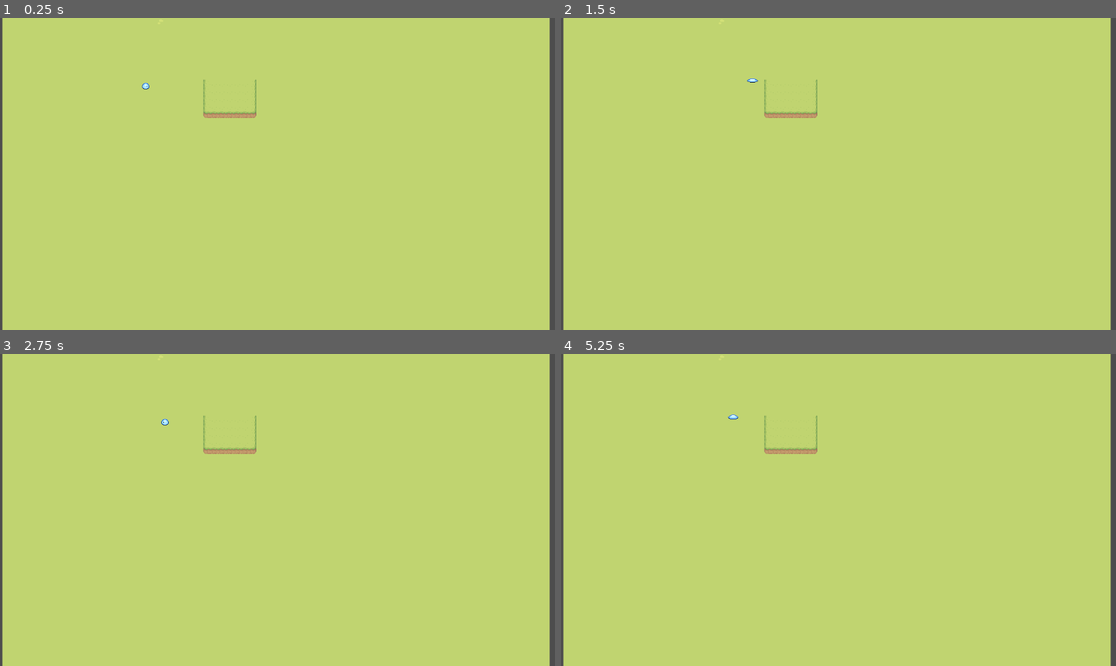
Above: before the commit, frames 1-4 (two rows, left to right).
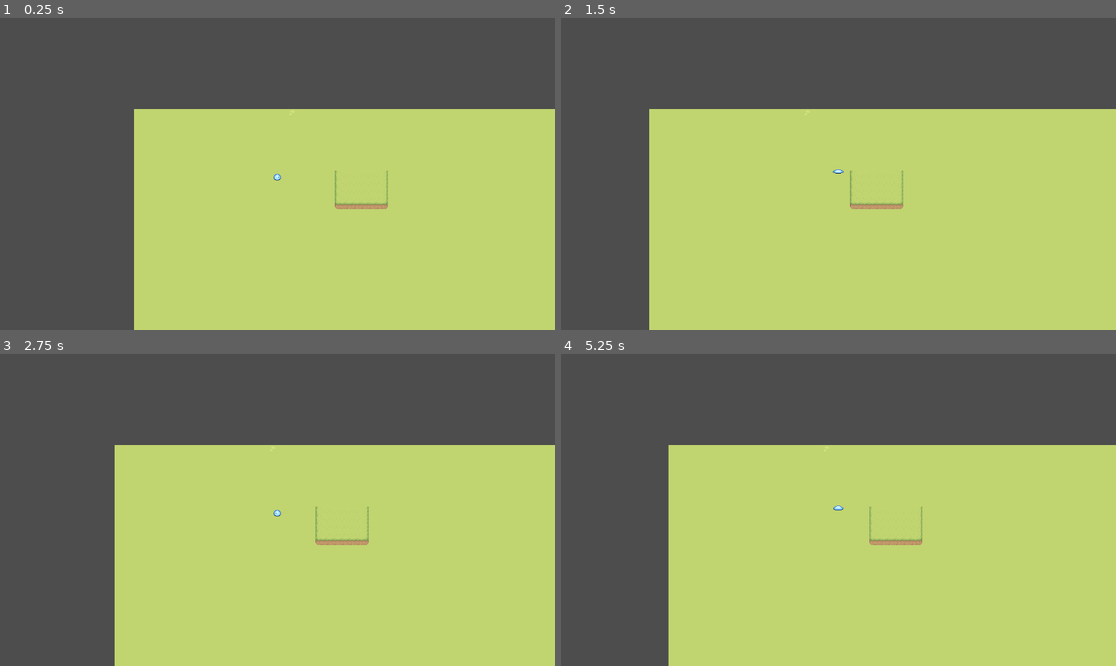
Above: after the commit, the same moments.

Repository: TheTrueRia/BOO-THE-BLUE-BOB
Game: Godot game, scene res://Scenes/SceneVille.tscn
Two runs of this game, one before a commit and one after it. Both use one fixed random seed, a clock stepped at 60 frames per second and the inputs below.
Inputs:
- Up to frame 1 (0.25 s): no input
- Up to frame 2 (1.5 s): tap Enter (ui_accept) at 0.5, 0.77 s; hold Right (ui_right) from 0.53 s (still down)
- Up to frame 3 (2.75 s): tap Enter (ui_accept) at 1.52, 2 s; release Right (ui_right) at 2.03 s; hold Left (ui_left) from 2.03 s (still down)
- Up to frame 4 (5.25 s): release Left (ui_left) at 2.78 s; hold Right (ui_right) 2.78-4.28 s; tap Enter (ui_accept) at 3.02, 3.77, 4.25, 4.52 s; hold Left (ui_left) 4.28-5.03 s; hold Right (ui_right) from 5.03 s (still down)

The runs differ from the first frame. In frame 1, 47% of the frame differs, in the area x 0-100%, y 0-100%; in frame 2, 41%; in frame 3, 44%; in frame 4, 43%.

Commit message:
camera installé

Diff:
--- a/Scenes/SceneVille.tscn
+++ b/Scenes/SceneVille.tscn
@@ -718,6 +718,8 @@
 [node name="BooJump" parent="." instance=ExtResource("1_f24op")]
 position = Vector2(303, 135)
 
+[node name="Camera2D" type="Camera2D" parent="BooJump"]
+
 [node name="BooImmobile" parent="." instance=ExtResource("8_dr0rr")]
 visible = false
 position = Vector2(347, 244)
